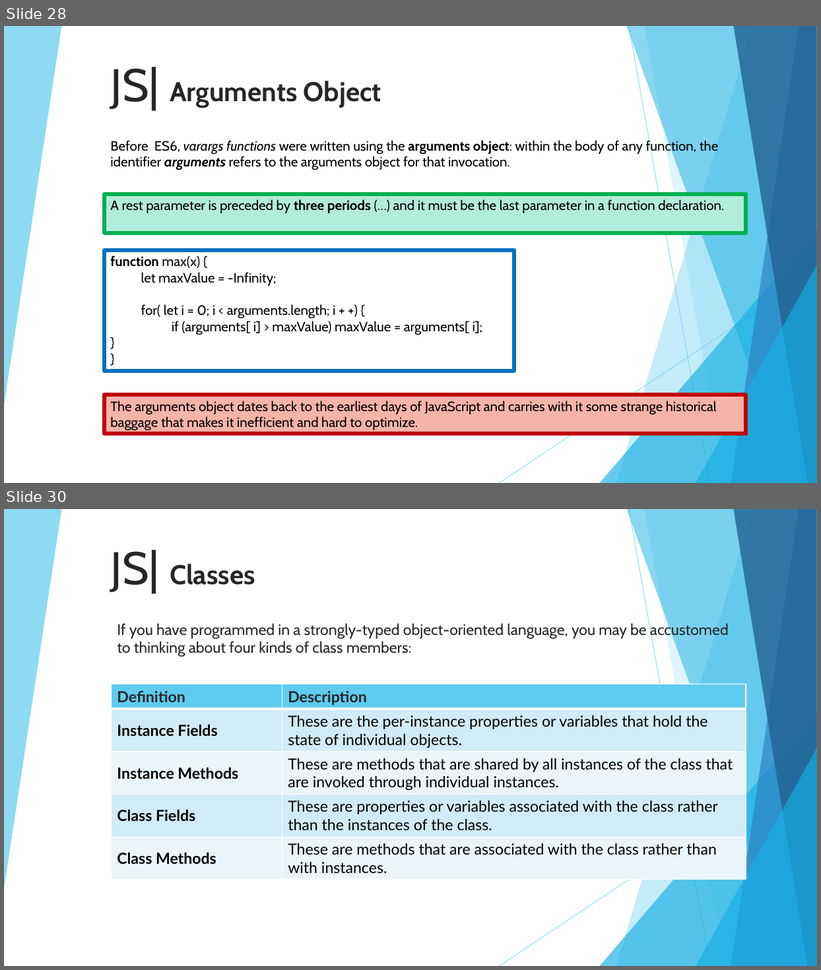
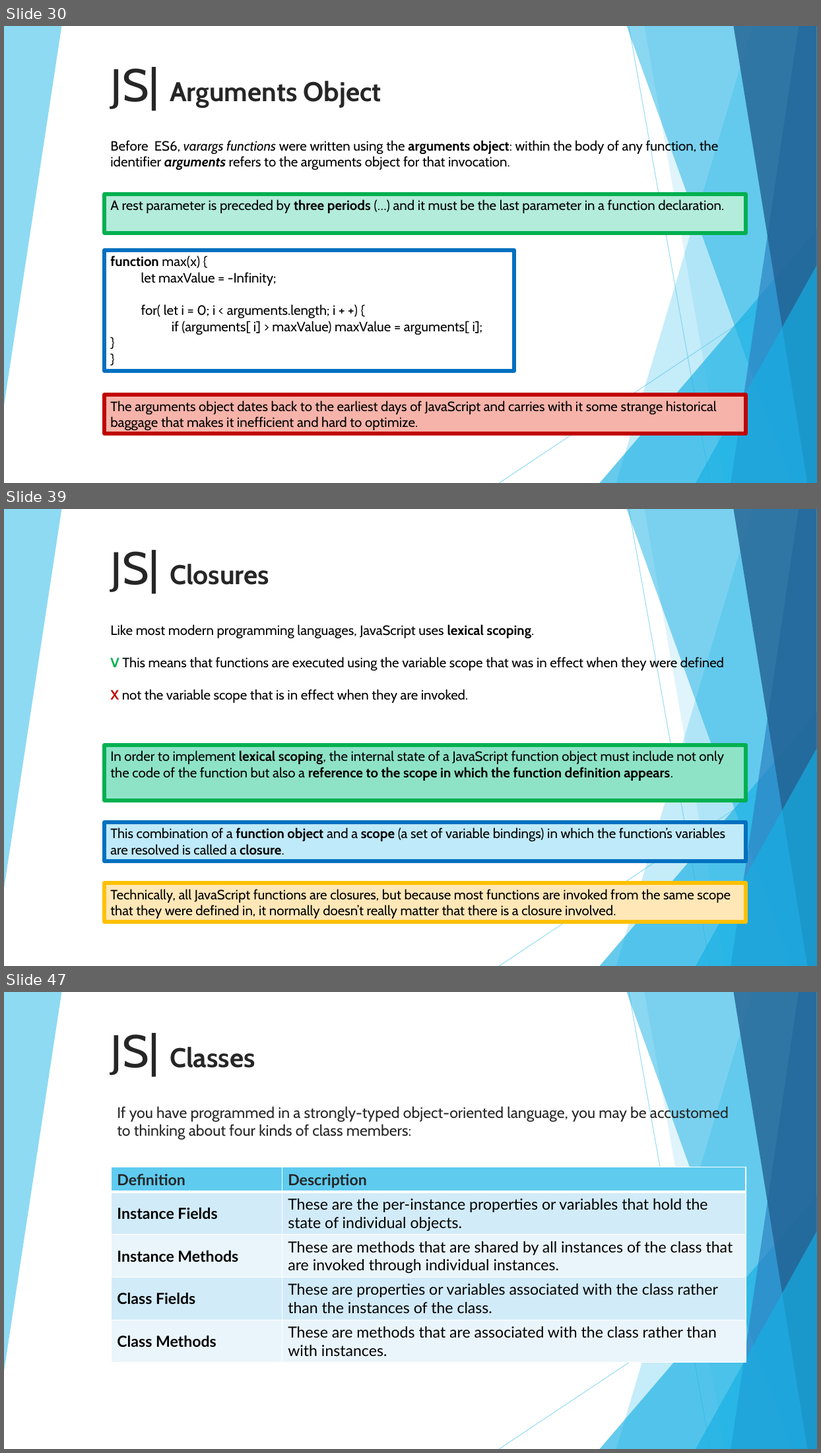
Before and after one commit to 01Primo/slides, a slide deck: 08_Javascript_Classes.pptx. Shown one above the other, each under a label of ours: slides 28 and 30 before the commit, slides 30, 39 and 47 after it; the slides between them are not shown. The pictures are 821x970 and 821x1453 pixels, drawn with LibreOffice and Linux fonts; fonts in the diff are those of the drawing. Boxes give left, top, right and bottom in pixels: in the first picture for what was removed or moved away, otherwise in the second. Text is boxed around its words. In the diff, an @@ line names an element or a change of style, - is before the commit and + after.

Commit message:
Finaly closures done!

```diff
--- a/08_Javascript_Classes.pptx
+++ b/08_Javascript_Classes.pptx
@@ slide 39 added at box(4, 509, 817, 966), background #FFFFFF; not listed: 10 template elements that a slide beside it also shows @@
@@ title added at box(111, 550, 269, 594), 32 pt, text #262626, bold @@
+JS| Closures
@@ text added at box(110, 625, 724, 703), 16 pt, text #000000 @@
+Like most modern programming languages, JavaScript uses lexical scoping.
+V This means that functions are executed using the variable scope that was in effect when they were defined
+X not the variable scope that is in effect when they are invoked.
@@ rectangle added at box(104, 745, 746, 801), fill #8EE3C7, outline #00B050 4.5 pt, 16 pt, text #000000 @@
+In order to implement lexical scoping, the internal state of a JavaScript function object must include not only the code of the function but also a reference to the scope in which the function definition appears.
@@ rectangle added at box(104, 823, 746, 861), fill #BFEAF9, outline #0070C0 4.5 pt, 16 pt, text #000000 @@
+This combination of a function object and a scope (a set of variable bindings) in which the function’s variables are resolved is called a closure.
@@ rectangle added at box(104, 883, 746, 923), fill #FFE7B7, outline #FFC000 4.5 pt, 16 pt, text #000000 @@
+Technically, all JavaScript functions are closures, but because most functions are invoked from the same scope that they were defined in, it normally doesn’t really matter that there is a closure involved.
@@ what was slide 28 is now slide 30 @@
@@ what was slide 30 is now slide 47 @@
```
Also in this commit, not shown: 1 slide changed, 17 other slides added, 1 slide removed.
